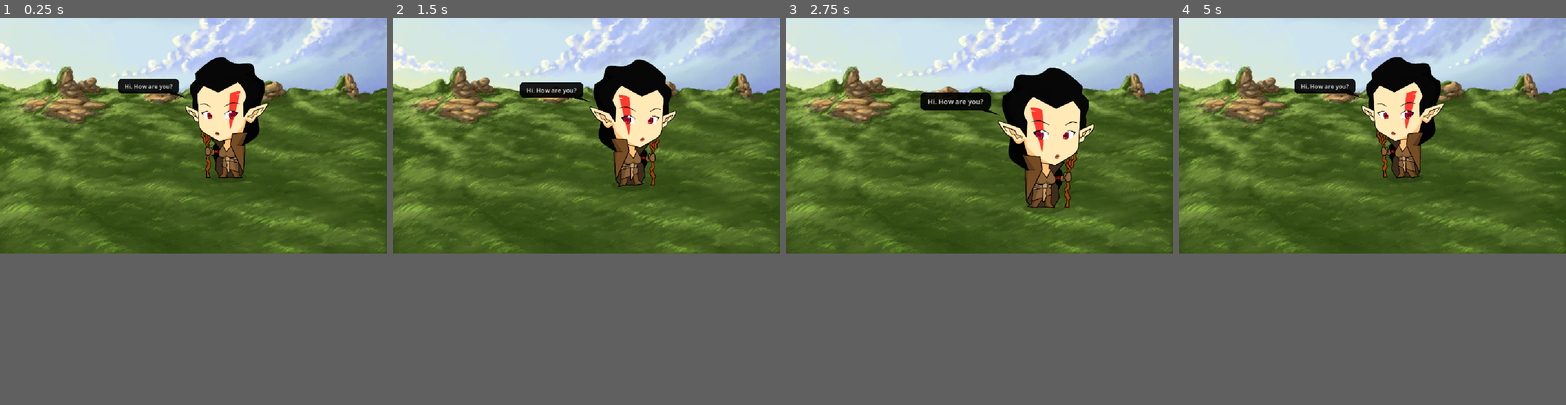
Above: before the commit, frames 1-4 (left to right).
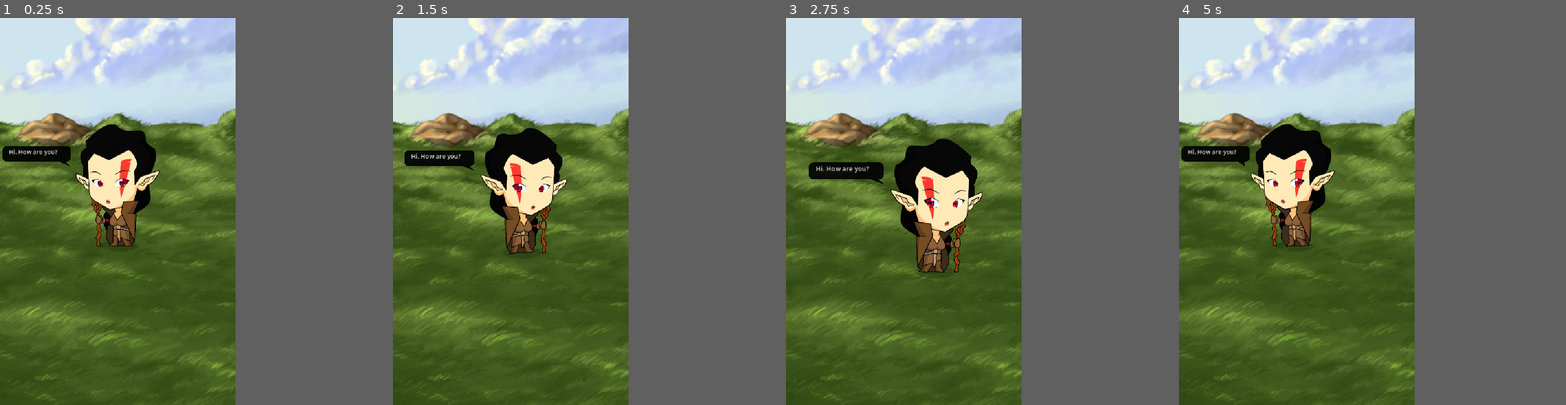
Above: after the commit, the same moments.

Repository: mcajada/elf_adventures
Game: Godot game, scene res://scenes/main.tscn
The game is run twice, just before and just after one commit, with the same random seed, the same clock (stepped at 60 frames per second) and the same inputs.
Inputs (mouse positions are in pixels of both pictures, inside the frame that each line leads up to):
- Up to frame 1 (0.25 s): no input
- Up to frame 2 (1.5 s): move the mouse to (671, 122) at 0.52 s; hold D (move_right) 0.53-1.28 s; click (671, 122) at 0.67 s; move the mouse to (509, 145) at 1.27 s; hold S (move_down) from 1.28 s (still down); click (509, 145) at 1.42 s
- Up to frame 3 (2.75 s): move the mouse to (1018, 83) at 2.02 s; release S (move_down) at 2.03 s; hold D (move_right) from 2.03 s (still down); click (1018, 83) at 2.17 s
- Up to frame 4 (5 s): move the mouse to (1353, 184) at 2.77 s; release D (move_right) at 2.78 s; hold W (move_up) 2.78-3.53 s; click (1353, 184) at 2.92 s; move the mouse to (1488, 172) at 3.52 s; hold A (move_left) from 3.53 s (still down); click (1488, 172) at 3.67 s; move the mouse to (1256, 99) at 4.27 s; click (1256, 99) at 4.42 s
In our replay, the window is 800x487 before the commit and 487x800 after it. These sizes can differ from the game's own. Grey fills any space a smaller window leaves; there, only what the larger window draws over its background counts as a difference.

The runs differ from the first frame. In frame 1, 48% of the frame differs, in the area x 0-100%, y 0-99%; in frame 2, 48%; in frame 3, 47%; in frame 4, 48%.

Commit message:
Switch to portrait layout and improve speech bubble viewport clamping
Rotates viewport to 623x1024 portrait, repositions background/elf,
updates scale calculations for new height, and makes speech bubbles
dynamically clamp to stay within screen bounds.

Co-Authored-By: Claude Opus 4.6 <noreply@anthropic.com>

Diff:
--- a/project.godot
+++ b/project.godot
@@ -21,9 +21,10 @@
 
 [display]
 
-window/size/viewport_width=1024
-window/size/viewport_height=623
+window/size/viewport_width=623
+window/size/viewport_height=1024
 window/stretch/mode="canvas_items"
+window/stretch/aspect="keep"
 
 [input]
 
--- a/scenes/main.tscn
+++ b/scenes/main.tscn
@@ -8,9 +8,10 @@
 script = ExtResource("2_script")
 
 [node name="Background" type="Sprite2D" parent="."]
-position = Vector2(512, 311.5)
+position = Vector2(311.5, 512)
+scale = Vector2(2.0, 2.0)
 texture = ExtResource("1_bg")
 stretch_mode = 1
 
 [node name="Elf" parent="." instance=ExtResource("3_elf")]
-position = Vector2(600, 270)
+position = Vector2(311, 450)
--- a/scripts/elf.gd
+++ b/scripts/elf.gd
@@ -43,7 +43,7 @@
 			child.scale = rest_poses[child.name]["scale"]
 
 func _scale_for_y(y: float) -> float:
-	var t := clampf(y / 623.0, 0.0, 1.0)
+	var t := clampf(y / 1024.0, 0.0, 1.0)
 	return lerpf(MIN_SCALE, MAX_SCALE, t)
 
 func _apply_scale() -> void:
@@ -65,7 +65,7 @@
 		# We can solve: click_y = node_y + 155 * (MIN + (MAX-MIN) * node_y / 623)
 		# => click_y = node_y * (1 + 155*(MAX-MIN)/623) + 155*MIN
 		var feet_offset: float = 155.0
-		var scale_slope: float = (MAX_SCALE - MIN_SCALE) / 623.0
+		var scale_slope: float = (MAX_SCALE - MIN_SCALE) / 1024.0
 		var node_y: float = (event.position.y - feet_offset * MIN_SCALE) / (1.0 + feet_offset * scale_slope)
 		click_target = Vector2(event.position.x, node_y)
 		has_click_target = true
@@ -131,8 +131,8 @@
 	var margin_left := 130.0 * s
 	var margin_right := 100.0 * s
 
-	new_pos.x = clampf(new_pos.x, margin_left, 1024.0 - margin_right)
-	new_pos.y = clampf(new_pos.y, margin_top, 623.0 - margin_bottom)
+	new_pos.x = clampf(new_pos.x, margin_left, 623.0 - margin_right)
+	new_pos.y = clampf(new_pos.y, margin_top, 1024.0 - margin_bottom)
 
 	var old_pos := position
 	position = new_pos
--- a/scripts/speech_bubble.gd
+++ b/scripts/speech_bubble.gd
@@ -6,7 +6,8 @@
 var padding_v := 8.0
 var tail_height := 12.0
 var corner_radius := 10.0
-var max_width := 250.0
+var max_width := 180.0
+var viewport_margin := 8.0
 
 func _ready() -> void:
 	label.add_theme_color_override("font_color", Color(1, 1, 1, 1))
@@ -14,19 +15,30 @@
 
 func show_text(text: String) -> void:
 	label.text = text
-	if text.length() > 50:
-		label.autowrap_mode = TextServer.AUTOWRAP_WORD
-		label.custom_minimum_size.x = max_width - bubble_padding.x * 2
-		label.size.x = max_width - bubble_padding.x * 2
-		label.size.y = 0
-	else:
-		label.autowrap_mode = TextServer.AUTOWRAP_OFF
-		label.custom_minimum_size.x = 0
-		label.size = Vector2(0, 0)
+	label.autowrap_mode = TextServer.AUTOWRAP_WORD_SMART
+	var avail_w := _available_width()
+	label.custom_minimum_size.x = avail_w - bubble_padding.x * 2
+	label.size.x = avail_w - bubble_padding.x * 2
+	label.size.y = 0
 	visible = true
-	# Wait a frame for the label to layout, then redraw
 	await get_tree().process_frame
 	queue_redraw()
+
+func _available_width() -> float:
+	var vp_width := get_viewport_rect().size.x
+	var global_x := global_position.x
+	var parent_scale: float = get_parent().get_node("Parts").scale.x
+	var effective_scale: float = absf(parent_scale)
+	# Bubble grows leftward from its position, so available width is
+	# from the left margin to our global x, divided by our effective scale
+	var left_space := (global_x - viewport_margin) / effective_scale
+	var right_space := (vp_width - global_x - viewport_margin) / effective_scale
+	var available := maxf(left_space, right_space)
+	return clampf(available, 80.0, max_width)
+
+func _process(_delta: float) -> void:
+	if visible and label.text != "":
+		queue_redraw()
 
 func hide_bubble() -> void:
 	visible = false
@@ -50,27 +62,44 @@
 	if not label or label.text == "":
 		return
 	var label_size: Vector2
-	if label.autowrap_mode != TextServer.AUTOWRAP_OFF:
-		var font := label.get_theme_font("font")
-		var font_size := label.get_theme_font_size("font_size")
-		var line_h := font.get_height(font_size)
-		var lines := label.get_line_count()
-		label_size = Vector2(label.size.x, lines * line_h)
-	else:
-		label_size = label.get_minimum_size()
-	var is_wrapped := label.autowrap_mode != TextServer.AUTOWRAP_OFF
+	var font := label.get_theme_font("font")
+	var font_size := label.get_theme_font_size("font_size")
+	var line_h := font.get_height(font_size)
+	var lines := label.get_line_count()
+	label_size = Vector2(label.size.x, lines * line_h)
+
 	var box_w := label_size.x + bubble_padding.x * 2
 	var box_h := label_size.y + padding_v * 2
 
-	# Anchor: bottom-right at (0, 0). Grows left and up.
-	var rect := Rect2(-box_w, -box_h - tail_height, box_w, box_h)
+	# Clamp bubble position to stay within viewport
+	var vp := get_viewport_rect().size
+	var gp := global_position
+	var gt := global_transform
+	var sx := absf(gt.x.x) if gt.x.x != 0.0 else absf(gt.x.y)
+	if sx == 0.0:
+		sx = 1.0
 
-	var y_adjust := 0.0
-	if is_wrapped:
-		var font := label.get_theme_font("font")
-		var fsize := label.get_theme_font_size("font_size")
-		y_adjust = (font.get_ascent(fsize) - font.get_descent(fsize)) * 0.5
-	label.position = Vector2(-box_w + bubble_padding.x, -box_h - tail_height + padding_v - y_adjust)
+	# Default anchor: bottom-right at (0,0), grows left and up
+	var offset_x := 0.0
+	# Check if bubble goes off the left edge
+	var left_global := gp.x + (-box_w) * sx
+	if left_global < viewport_margin:
+		offset_x = (viewport_margin - left_global) / sx
+	# Check if bubble goes off the right edge
+	var right_global := gp.x + offset_x * sx
+	if right_global > vp.x - viewport_margin:
+		offset_x -= (right_global - (vp.x - viewport_margin)) / sx
+
+	# Check top edge
+	var offset_y := 0.0
+	var top_global := gp.y + (-box_h - tail_height) * sx
+	if top_global < viewport_margin:
+		offset_y = (viewport_margin - top_global) / sx
+
+	var rect := Rect2(-box_w + offset_x, -box_h - tail_height + offset_y, box_w, box_h)
+
+	var y_adjust := (font.get_ascent(font_size) - font.get_descent(font_size)) * 0.5
+	label.position = Vector2(rect.position.x + bubble_padding.x, rect.position.y + padding_v - y_adjust)
 	label.size = label_size
 	label.vertical_alignment = VERTICAL_ALIGNMENT_TOP
 
@@ -78,11 +107,16 @@
 	var rect_points := _rounded_rect_points(rect, corner_radius)
 	draw_colored_polygon(rect_points, Color.BLACK)
 
-	# Tail at bottom-right, pointing down-right toward sprite
+	# Tail pointing from bubble bottom toward character
+	var tail_margin := 15.0
+	var tail_half_w := 8.0
+	var left_limit := rect.position.x + tail_margin + tail_half_w
+	var right_limit := rect.end.x - tail_margin - tail_half_w
+	var tail_base_x := clampf(0.0, left_limit, right_limit)
 	var tail_points := PackedVector2Array([
-		Vector2(-24, -tail_height),
-		Vector2(20, 0),
-		Vector2(-8, -tail_height),
+		Vector2(tail_base_x - tail_half_w, rect.end.y),
+		Vector2(0, rect.end.y + tail_height),
+		Vector2(tail_base_x + tail_half_w, rect.end.y),
 	])
 	draw_colored_polygon(tail_points, Color.BLACK)
 
